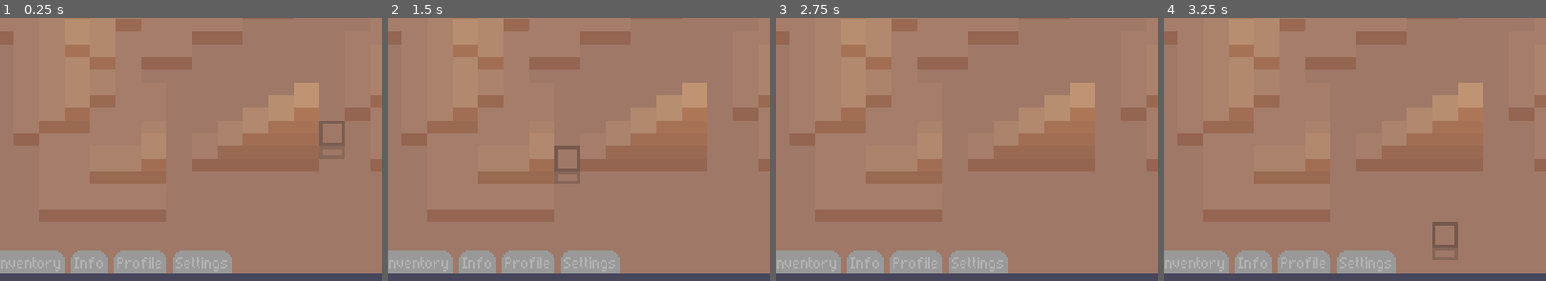
Above: before the commit, frames 1-4 (left to right).
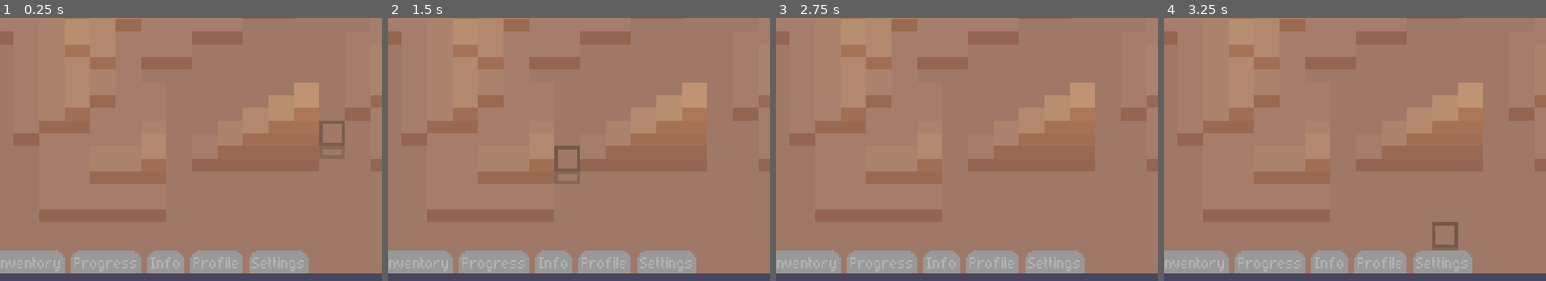
Above: after the commit, the same moments.

Repository: UHSGDC/Mushroom-Market
Game: Godot game, scene res://Main.tscn
The game is run twice, just before and just after one commit, with the same random seed, the same clock (stepped at 60 frames per second) and the same inputs.
Inputs (mouse positions are % of the whole screen's width and height, from its top left):
- Up to frame 1 (0.25 s): no input
- Up to frame 2 (1.5 s): tap Enter at 0.5 s; move the mouse to (72, 40) at 0.52 s; press the mouse at (72, 40) at 0.53 s; tap Space at 1.25 s; move the mouse to (30, 51) at 1.27 s; release the mouse at (30, 51) at 1.28 s; click (30, 51) at 1.35 s
- Up to frame 3 (2.75 s): tap Enter at 2 s; move the mouse to (60, 22) at 2.02 s; press the mouse at (60, 22) at 2.03 s
- Up to frame 4 (3.25 s): tap Space at 2.75 s; move the mouse to (45, 67) at 2.77 s; release the mouse at (45, 67) at 2.78 s; click (45, 67) at 2.85 s
The pictures show only the part of the screen within x 8-58%, y 25-75%; the shares and areas given below are measured in that part.

The runs differ from the first frame. In frame 1, 2.9% of the frame differs, in the area x 19-81%, y 88-98%; in frame 2, 2.9%; in frame 3, 2.9%; in frame 4, 2.9%.

Commit message:
Tiles now progress after each day
Also implemented animations for certain tiles like cauldrons. I still need to account for mushroom condition and have some way of using the crafters

Diff:
--- a/Mushroom Market/Scenes/Menus.tscn
+++ b/Mushroom Market/Scenes/Menus.tscn
@@ -1,7 +1,8 @@
-[gd_scene load_steps=5 format=3 uid="uid://cm8ygqjm7d1v0"]
+[gd_scene load_steps=6 format=3 uid="uid://cm8ygqjm7d1v0"]
 
 [ext_resource type="FontFile" uid="uid://b6vcrxacfghvx" path="res://pixelade.ttf" id="1_aoww2"]
 [ext_resource type="PackedScene" uid="uid://cig57j110r6n8" path="res://scenes/inventory.tscn" id="2_86wtx"]
+[ext_resource type="PackedScene" uid="uid://blonl3pwnpsbo" path="res://scenes/progress.tscn" id="3_isu08"]
 
 [sub_resource type="StyleBoxFlat" id="StyleBoxFlat_2g1mb"]
 content_margin_left = 4.0
@@ -49,6 +50,10 @@
 visible = false
 layout_mode = 2
 
+[node name="Progress" parent="." instance=ExtResource("3_isu08")]
+visible = false
+layout_mode = 2
+
 [node name="Info" type="Label" parent="."]
 visible = false
 layout_mode = 2
--- a/Mushroom Market/garden_tileset.tres
+++ b/Mushroom Market/garden_tileset.tres
@@ -1,21 +1,43 @@
-[gd_resource type="TileSet" load_steps=7 format=3 uid="uid://cp5qk6fenyhap"]
+[gd_resource type="TileSet" load_steps=9 format=3 uid="uid://cp5qk6fenyhap"]
 
-[ext_resource type="Texture2D" uid="uid://ttnuae65oevc" path="res://art/Composter.png" id="1_76cb6"]
+[ext_resource type="Texture2D" uid="uid://208jupalxsrr" path="res://art/Composter.png" id="1_76cb6"]
+[ext_resource type="Texture2D" uid="uid://dr0d8rh7pe1oy" path="res://art/Cauldron.png" id="1_qx46l"]
 [ext_resource type="Texture2D" uid="uid://d24o8itrjvslv" path="res://art/tile test.png" id="2_wnq7t"]
-[ext_resource type="Texture2D" uid="uid://4d0pwqeqk8sr" path="res://art/PurpleMushroom.png" id="3_cm3p0"]
+[ext_resource type="Texture2D" uid="uid://bqwbb1xy1slqc" path="res://art/PurpleMushroom.png" id="3_cm3p0"]
+
+[sub_resource type="TileSetAtlasSource" id="TileSetAtlasSource_7woj7"]
+texture = ExtResource("1_qx46l")
+texture_region_size = Vector2i(8, 12)
+0:0/0 = 0
+0:0/0/texture_origin = Vector2i(0, -2)
+0:2/animation_columns = 5
+0:2/animation_frame_0/duration = 0.2
+0:2/animation_frame_1/duration = 0.2
+0:2/animation_frame_2/duration = 0.2
+0:2/animation_frame_3/duration = 0.2
+0:2/animation_frame_4/duration = 0.2
+0:2/0 = 0
+0:2/0/texture_origin = Vector2i(0, -2)
+0:1/animation_columns = 6
+0:1/animation_frame_0/duration = 0.2
+0:1/animation_frame_1/duration = 0.2
+0:1/animation_frame_2/duration = 0.2
+0:1/animation_frame_3/duration = 0.2
+0:1/animation_frame_4/duration = 0.2
+0:1/animation_frame_5/duration = 0.2
+0:1/0 = 0
+0:1/0/texture_origin = Vector2i(0, -2)
 
 [sub_resource type="TileSetAtlasSource" id="TileSetAtlasSource_0doh6"]
 texture = ExtResource("1_76cb6")
 texture_region_size = Vector2i(8, 12)
-1:0/0 = 0
-1:0/0/texture_origin = Vector2i(0, -2)
-1:0/0/y_sort_origin = -4
 0:0/0 = 0
 0:0/0/texture_origin = Vector2i(0, -2)
 0:0/0/y_sort_origin = -4
-2:0/0 = 0
-2:0/0/texture_origin = Vector2i(0, -2)
-2:0/0/y_sort_origin = -4
+0:1/0 = 0
+0:1/0/texture_origin = Vector2i(0, -2)
+0:2/0 = 0
+0:2/0/texture_origin = Vector2i(0, -2)
 
 [sub_resource type="TileSetAtlasSource" id="TileSetAtlasSource_rh562"]
 texture = ExtResource("2_wnq7t")
@@ -29,16 +51,14 @@
 texture_region_size = Vector2i(8, 12)
 0:0/0 = 0
 0:0/0/texture_origin = Vector2i(0, -2)
-0:0/0/y_sort_origin = -4
-1:0/0 = 0
-1:0/0/texture_origin = Vector2i(0, -2)
-1:0/0/y_sort_origin = -4
-2:0/0 = 0
-2:0/0/texture_origin = Vector2i(0, -2)
-2:0/0/y_sort_origin = -4
+0:1/0 = 0
+0:1/0/texture_origin = Vector2i(0, -2)
+0:2/0 = 0
+0:2/0/texture_origin = Vector2i(0, -2)
 
 [resource]
 tile_size = Vector2i(8, 8)
 sources/3 = SubResource("TileSetAtlasSource_rh562")
 sources/4 = SubResource("TileSetAtlasSource_qeyjd")
 sources/2 = SubResource("TileSetAtlasSource_0doh6")
+sources/0 = SubResource("TileSetAtlasSource_7woj7")
--- /dev/null
+++ b/Mushroom Market/items/cauldron.tres
@@ -0,0 +1,13 @@
+[gd_resource type="Resource" script_class="ItemData" load_steps=3 format=3 uid="uid://de5v7uln82tw1"]
+
+[ext_resource type="Texture2D" uid="uid://dr0d8rh7pe1oy" path="res://art/Cauldron.png" id="1_djf5c"]
+[ext_resource type="Script" path="res://scripts/item_data.gd" id="1_os2ro"]
+
+[resource]
+script = ExtResource("1_os2ro")
+name = "Cauldron"
+id = 10
+use_tags = Array[int]([0])
+place_mode = 5
+tile_id = 0
+raw_texture = ExtResource("1_djf5c")
--- /dev/null
+++ b/Mushroom Market/scenes/progress.tscn
@@ -0,0 +1,17 @@
+[gd_scene load_steps=2 format=3 uid="uid://blonl3pwnpsbo"]
+
+[ext_resource type="Script" path="res://scripts/progress.gd" id="1_8w51m"]
+
+[node name="Progress" type="Control"]
+layout_mode = 3
+anchors_preset = 0
+script = ExtResource("1_8w51m")
+
+[node name="Button" type="Button" parent="."]
+layout_mode = 0
+offset_right = 8.0
+offset_bottom = 8.0
+focus_mode = 0
+text = "Update Day"
+
+[connection signal="pressed" from="Button" to="." method="_on_button_pressed"]
--- a/Mushroom Market/scripts/global.gd
+++ b/Mushroom Market/scripts/global.gd
@@ -1,5 +1,6 @@
 extends Node
 
 signal item_selected(item: Items.ID)
+signal day_cycled
 
 var change_inventory_item: Callable
--- a/Mushroom Market/scripts/inventory.gd
+++ b/Mushroom Market/scripts/inventory.gd
@@ -8,7 +8,8 @@
 	Global.change_inventory_item = change_item
 	change_item(Items.ID.DIRT, 10)
 	change_item(Items.ID.MUSHROOM, 2)
-	change_item(Items.ID.COMPOSTER, 3)
+	change_item(Items.ID.CAULDRON, 3)
+	change_item(Items.ID.COMPOSTER, 1)
 
 
 func change_item(id: Items.ID, count: int) -> void:
--- a/Mushroom Market/scripts/items.gd
+++ b/Mushroom Market/scripts/items.gd
@@ -27,6 +27,7 @@
 	preload("res://items/dirt.tres"),
 	preload("res://items/mushroom.tres"),
 	preload("res://items/composter.tres"),
+	preload("res://items/cauldron.tres"),
 ]
 
 var data_from_id: Dictionary
--- /dev/null
+++ b/Mushroom Market/scripts/progress.gd
@@ -0,0 +1,5 @@
+extends Control
+
+
+func _on_button_pressed() -> void:
+	Global.day_cycled.emit()
--- a/Mushroom Market/scripts/tile_manager.gd
+++ b/Mushroom Market/scripts/tile_manager.gd
@@ -27,12 +27,14 @@
 
 var _current_tile: Vector2i
 var _is_tile_valid: bool = false
+var crafters_to_progress: Array[Array]
 
 @onready var _tile_size: int = layers[0].tile_set.tile_size.x
 @onready var preview: Sprite2D = $Preview
 
 
 func _ready() -> void:
+	Global.day_cycled.connect(_on_day_cycled)
 	Global.item_selected.connect(_on_item_selected)
 
 
@@ -42,7 +44,23 @@
 
 func _input(event: InputEvent) -> void:
 	if event.is_action_pressed("change_tile"):
-		edit_tile_at_mouse(_layer_index, layers.duplicate())
+		_edit_tile_at_mouse(_layer_index, layers.duplicate())
+
+
+func _on_day_cycled() -> void:
+	for layer in layers:
+		# TO DO Mushrooms will also check for soil, any modifiers on them, adjacent space, adjacent lamps, adjacent mushrooms, humidity(idk what determines this). Once one of these tiles are ready for harvest/collection there will be some sort of indication to the player. Clicking on the tile while in select mode will harvest the tile.
+		for cell in layer.get_used_cells(0):
+			var tile_id := layer.get_cell_source_id(0, cell)
+			var item_id := Items.get_id_from_tile(tile_id)
+			if Items.is_mushroom(item_id):
+				var atlas_coords := layer.get_cell_atlas_coords(0, cell)
+				if atlas_coords.y < 2:
+					layer.set_cell(0, cell, tile_id, atlas_coords + Vector2i.DOWN)
+			if Items.is_crafter(item_id):
+				var atlas_coords := layer.get_cell_atlas_coords(0, cell)
+				if atlas_coords.y < 2 and crafters_to_progress.has([layer, cell]):
+					layer.set_cell(0, cell, tile_id, atlas_coords + Vector2i.DOWN)
 
 
 func _on_item_selected(item: Items.ID) -> void:
@@ -57,7 +75,7 @@
 		mode = tile.place_mode
 
 
-func edit_tile_at_mouse(layer_index: int, layer_list: Array[TileMap]) -> void:
+func _edit_tile_at_mouse(layer_index: int, layer_list: Array[TileMap]) -> void:
 	var layer = layer_list[layer_index]
 	if !_is_tile_valid:
 		return
@@ -66,6 +84,7 @@
 			layer.set_cell(0, _current_tile, -1)
 		Mode.SELECT:
 			print("selecting tile")
+			# show stats or harvest tile
 		Mode.NONE:
 			print("currently doing nothing")
 		Mode.MUSHROOM_MODIFIER:
@@ -96,10 +115,12 @@
 				if tile_id != -1 and tile_above_id == -1 and Items.is_whole(tile_item_id):
 					_current_tile = tile_pos
 					i += 1
+					if Items.is_crafter(tile.id):
+						crafters_to_progress.append([layers[i], tile_pos])
 				else:
 					continue
 			Mode.DIRT:
-				if tile_id != -1 and tile_above_id == -1:
+				if Items.is_whole(tile_item_id) and tile_above_id == -1:
 					_current_tile = tile_pos
 					i += 1
 				else:
Binary file added: Mushroom Market/art/Cauldron.png
Not shown, changed: Mushroom Market/art/Cauldron.png.import
Binary file changed: Mushroom Market/art/Composter.png
Binary file changed: Mushroom Market/art/PurpleMushroom.png
Not shown, changed: Mushroom Market/art/PurpleMushroom.png.import
Not shown: 1 places in Mushroom Market/items/composter.tres that only renumber resources
Not shown: 1 places in Mushroom Market/items/mushroom.tres that only renumber resources
